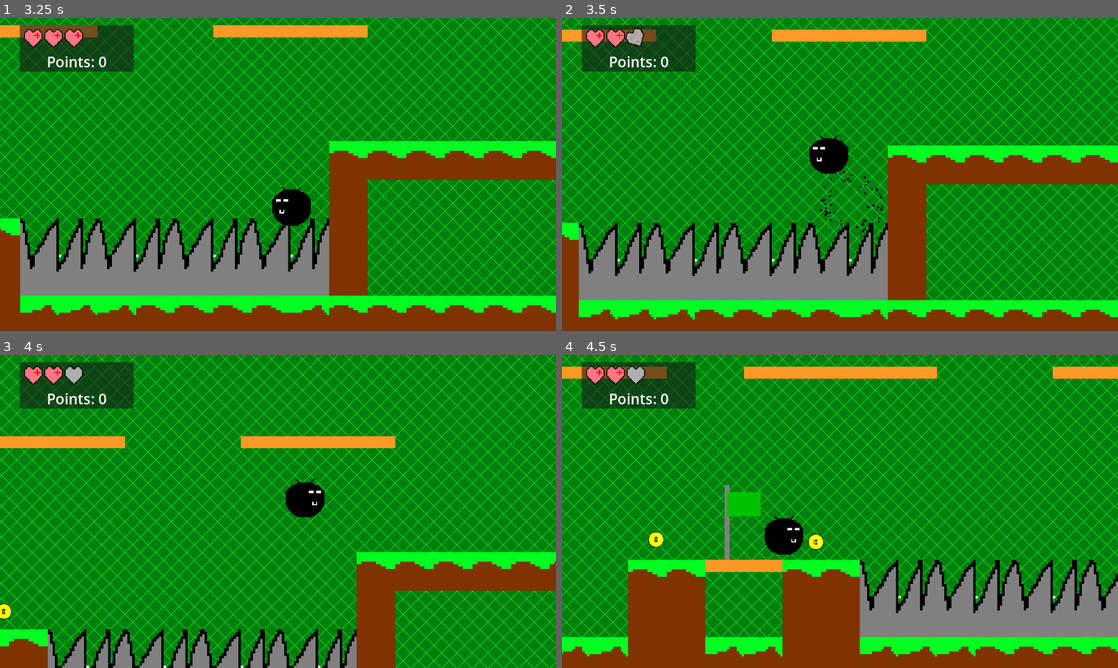
Above: before the commit, frames 1-4 (two rows, left to right).
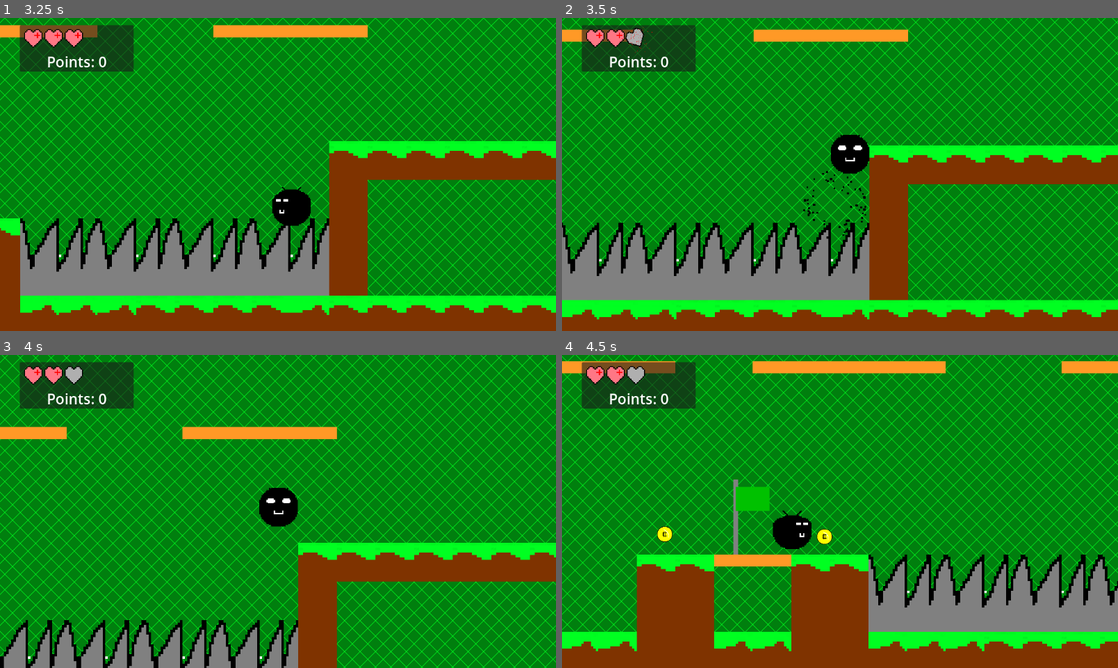
Above: after the commit, the same moments.

Repository: CWmain/Platformer
Game: Godot game, scene res://gui/level_select.tscn
Two runs of this game, one before a commit and one after it. Both use one fixed random seed, a clock stepped at 60 frames per second and the inputs below.
Inputs (mouse positions are in pixels of both pictures, inside the frame that each line leads up to):
- Up to frame 1 (3.25 s): click "Level_1" at 0.5 s; move the mouse to (400, 158) at 1.27 s; hold Right (right) 1.28-2.78 s; tap Space (jump) at 1.52, 2.27 s; move the mouse to (166, 190) at 2.02 s; move the mouse to (333, 105) at 2.77 s; hold A (left) from 2.78 s (still down)
- Up to frame 2 (3.5 s): keep holding A (left)
- Up to frame 3 (4 s): move the mouse to (250, 574) at 3.52 s; release A (left) at 3.53 s; hold Right (right) from 3.53 s (still down); tap Space (jump) at 3.77 s
- Up to frame 4 (4.5 s): keep holding Right (right); move the mouse to (1006, 558) at 4.27 s

Frame 1 is identical in both runs. In frame 2, 31% of the frame differs, in the area x 0-100%, y 0-97%; in frame 3, 40%, in the area x 0-100%, y 0-100%; in frame 4, 32%.

Commit message:
Removed player movement when taking damage

Diff:
--- a/Platformer/main_character.gd
+++ b/Platformer/main_character.gd
@@ -20,7 +20,7 @@
 @onready var animated_sprite_2d = $AnimatedSprite2D
 @onready var spiked_timer = $spiked
 @onready var damage_particles = $DamageParticles
-
+var damage_taken : bool = false
 
 @export var grapple_angle: int = 45
 @onready var ray_cast = $RayCast2D
@@ -67,6 +67,9 @@
 
 	# Get the input direction and handle the movement/deceleration.
 	var direction = Input.get_axis("left", "right")
+	#Takes control away from player when damage is taken
+	if damage_taken:
+		direction = 0
 
 	if (direction == 0):
 		animated_sprite_2d.play("idle")
@@ -141,6 +144,7 @@
 	velocity = -velocity
 
 	if spiked_timer.is_stopped():
+		damage_taken = true
 		damage_particles.set_emitting(true)
 		spiked_timer.start()
 		remove_health(1)
@@ -150,7 +154,7 @@
 func _on_spiked_timeout():
 	spiked_timer.stop()
 	set_last_ground()
-	movementType = MovementType.Air
+	damage_taken = false
 	pass # Replace with function body.
 
 func grapple_visuals():
